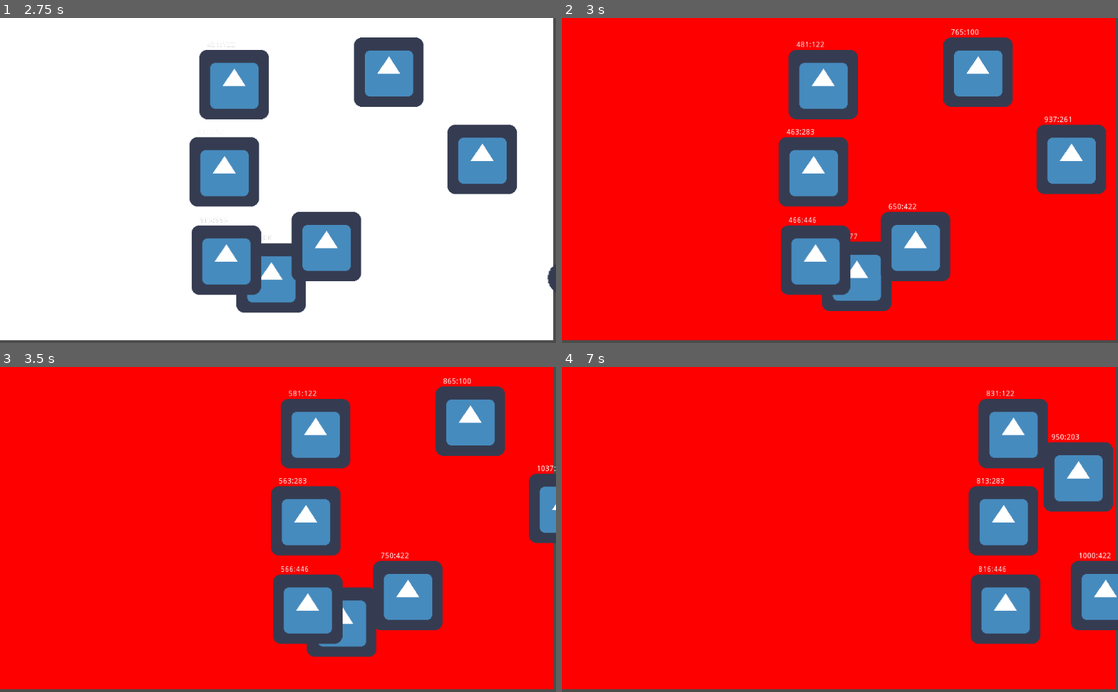
Above: before the commit, frames 1-4 (two rows, left to right).
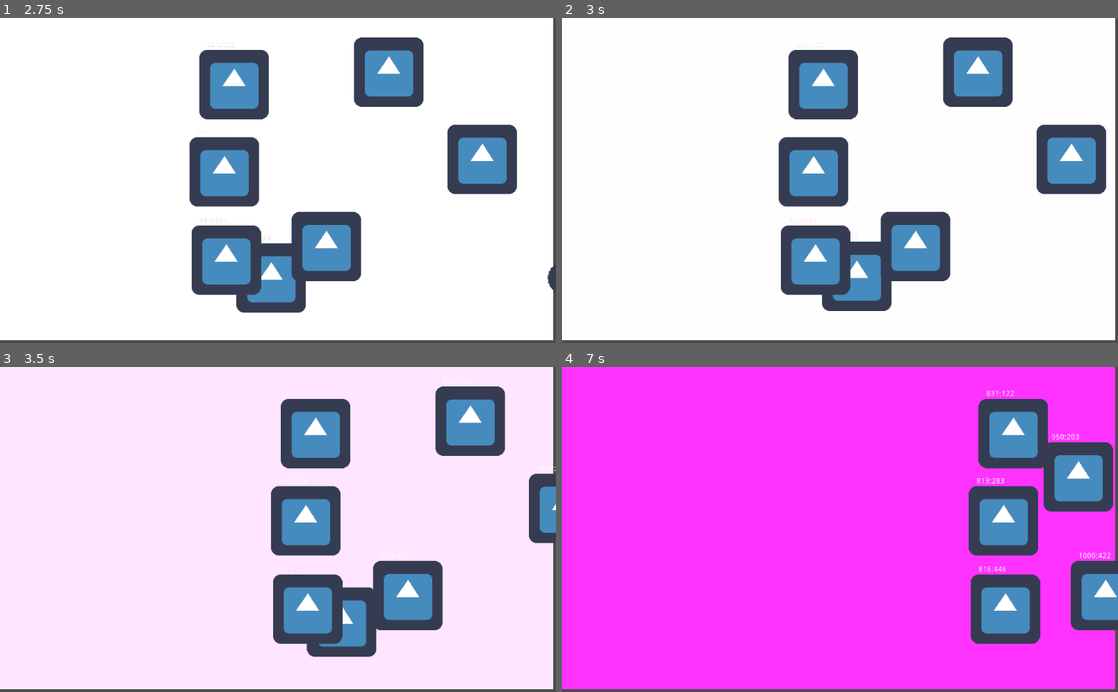
Above: after the commit, the same moments.

Repository: DoubleZZ/coursGit
Game: Godot game, scene res://Main.tscn
The game is run twice, just before and just after one commit, with the same random seed, the same clock (stepped at 60 frames per second) and the same inputs. The engine's default icon, where the game draws it, is replaced by a stand-in: a white triangle on a blue panel in a dark square.
Inputs:
- Up to frame 1 (2.75 s): tap Enter at 0.5 s; hold Right (ui_right) 0.53-1.28 s; tap Space at 2 s; hold Right (ui_right) from 2.03 s (still down)
- Up to frame 2 (3 s): keep holding Right (ui_right)
- Up to frame 3 (3.5 s): keep holding Right (ui_right)
- Up to frame 4 (7 s): release Right (ui_right) at 3.53 s; hold Right (ui_right) from 5.78 s (still down)

Frame 1 is identical in both runs. In frame 2, 81% of the frame differs, in the area x 0-100%, y 0-100%; in frame 3, 83%; in frame 4, 87%.

Commit message:
Couleur changeante sur le temps

Diff:
--- a/ColorRect.gd
+++ b/ColorRect.gd
@@ -10,4 +10,4 @@
 	timer += delta
 
 	if timer >= 3 :
-		self.color = Color(1,0,0)
+		self.color = Color(1-(timer-13)/5.0,min(1,1-(timer-3)/5.0),1-(timer-8)/5.0)
